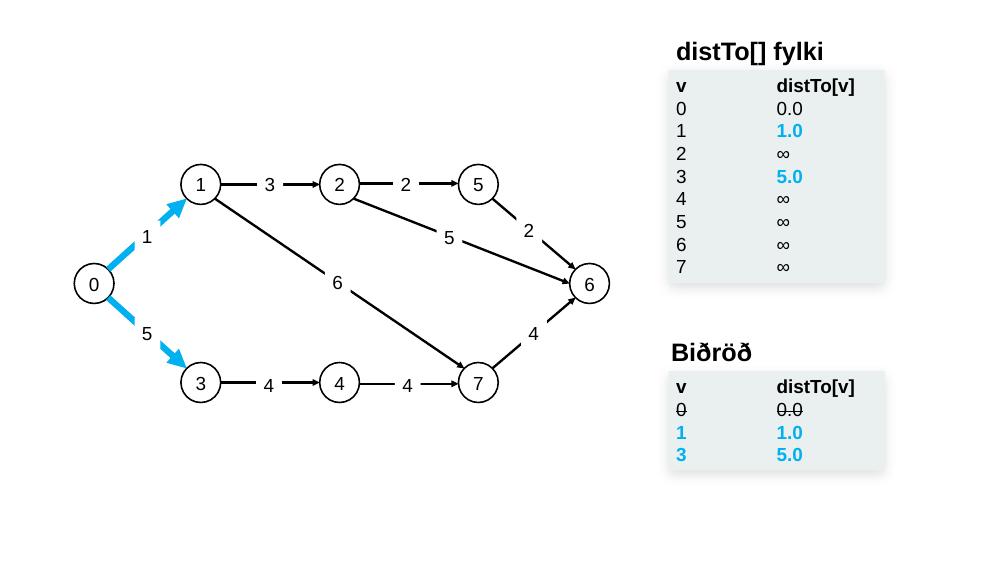
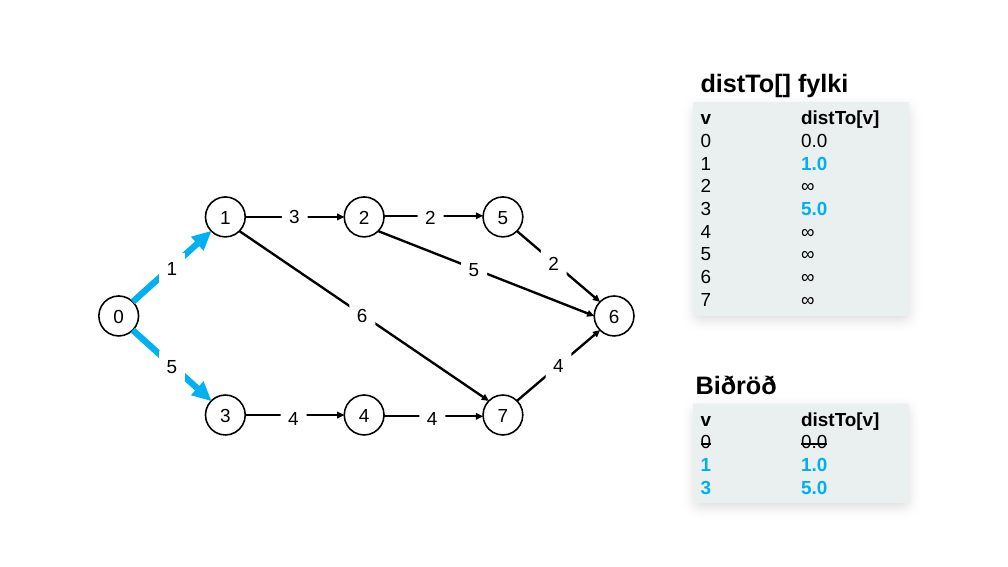
Before and after one commit to lvthnn/TOL203G, a slide deck: slide 2 of HD11/src/V3/dijkstra.pptx. Drawn at 1008x567 pixels with LibreOffice and Linux fonts; fonts in the diff are those of the drawing. Boxes give left, top, right and bottom in pixels: in the first picture for what was removed or moved away, otherwise in the second. Text is boxed around its words. In the diff, an @@ line names an element or a change of style, - is before the commit and + after.

```diff
--- a/HD11/src/V3/dijkstra.pptx
+++ b/HD11/src/V3/dijkstra.pptx
@@ 10 texts, 9 arrows, 8 ellipses, 1 rectangle: place and size @@
-10 texts, 9 arrows, 8 ellipses, 1 rectangle at [74, 41, 885, 403]
+10 texts, 9 arrows, 8 ellipses, 1 rectangle at [99, 73, 910, 436]
@@ 2 texts, 1 rectangle, 1 arrow: place and size @@
-2 texts, 1 rectangle, 1 arrow at [142, 178, 885, 470]
+2 texts, 1 rectangle, 1 arrow at [167, 210, 910, 503]
```
Also in this commit, not shown: 9 other slides changed, 1 slide added, 11 other files.
